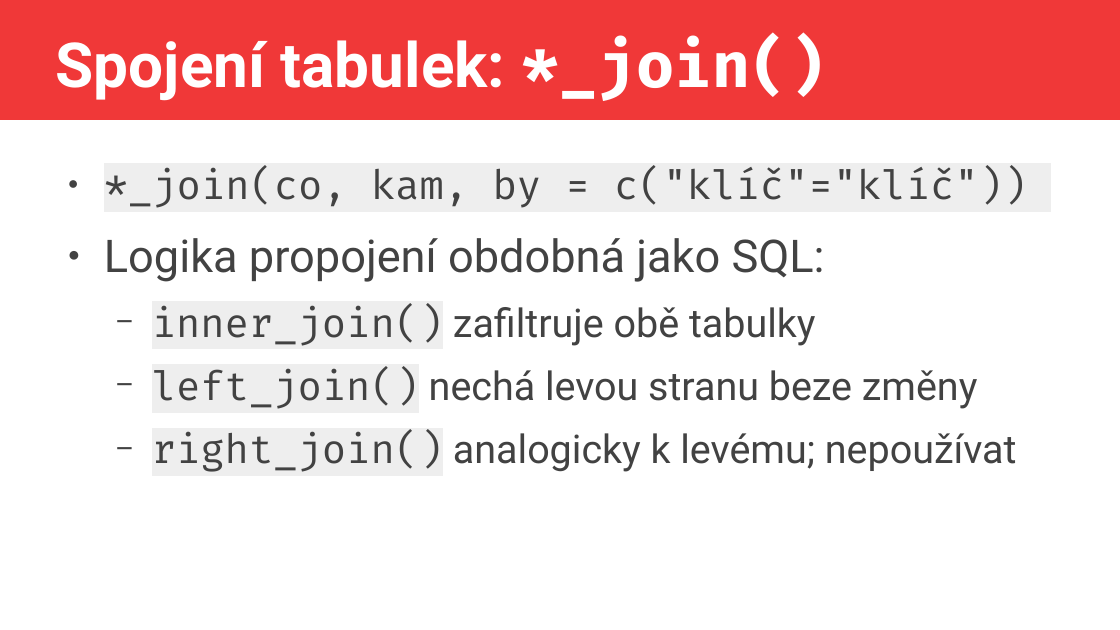
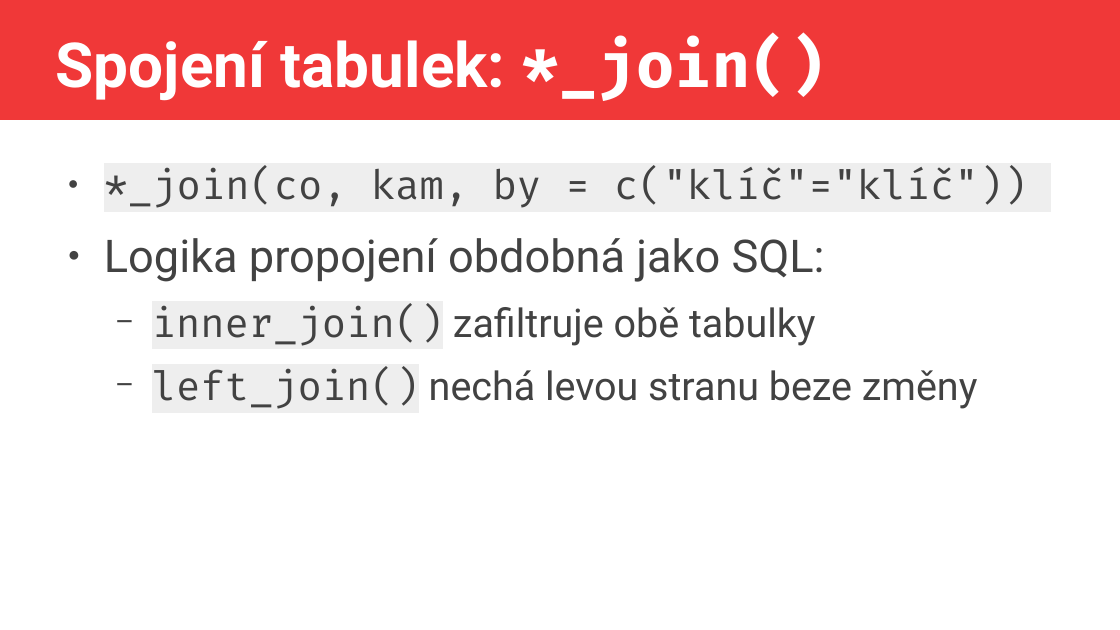
Before and after one commit to jlacko/Intro2R, a slide deck: slide 4 of prezentace/3 - manipulace s daty.odp. Drawn at 1120x630 pixels with LibreOffice and Linux fonts; fonts in the diff are those of the drawing. Boxes give left, top, right and bottom in pixels: in the first picture for what was removed or moved away, otherwise in the second. Text is boxed around its words. In the diff, an @@ line names an element or a change of style, - is before the commit and + after.

```diff
--- a/prezentace/3 - manipulace s daty.odp
+++ b/prezentace/3 - manipulace s daty.odp
@@ text at (x1=152, y1=432, x2=1017, y2=472): paragraph removed @@
-  − right_join() analogicky k levému; nepoužívat
```
Also in this commit, not shown: 3 other slides changed, 21 other files.
